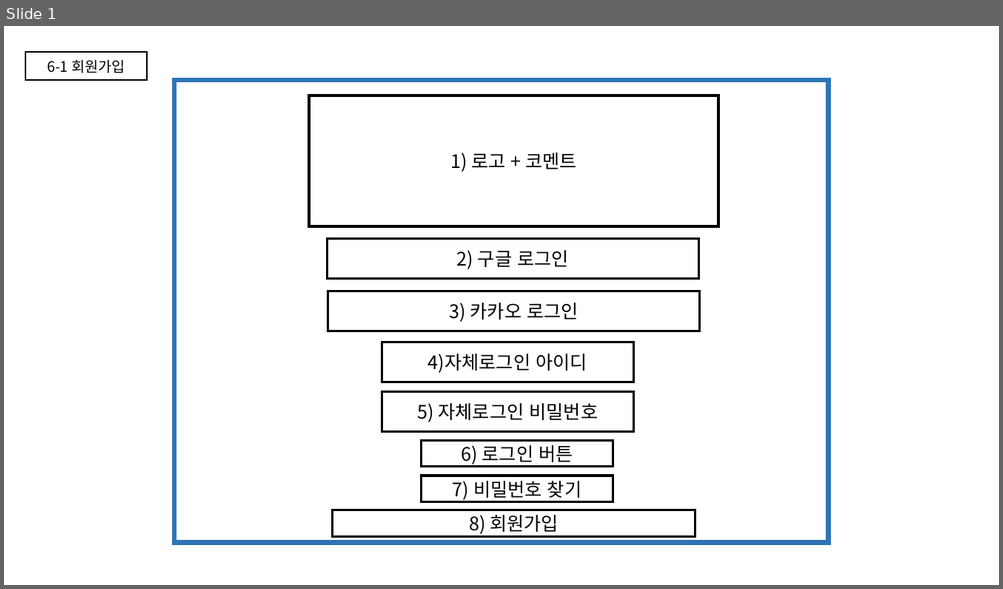
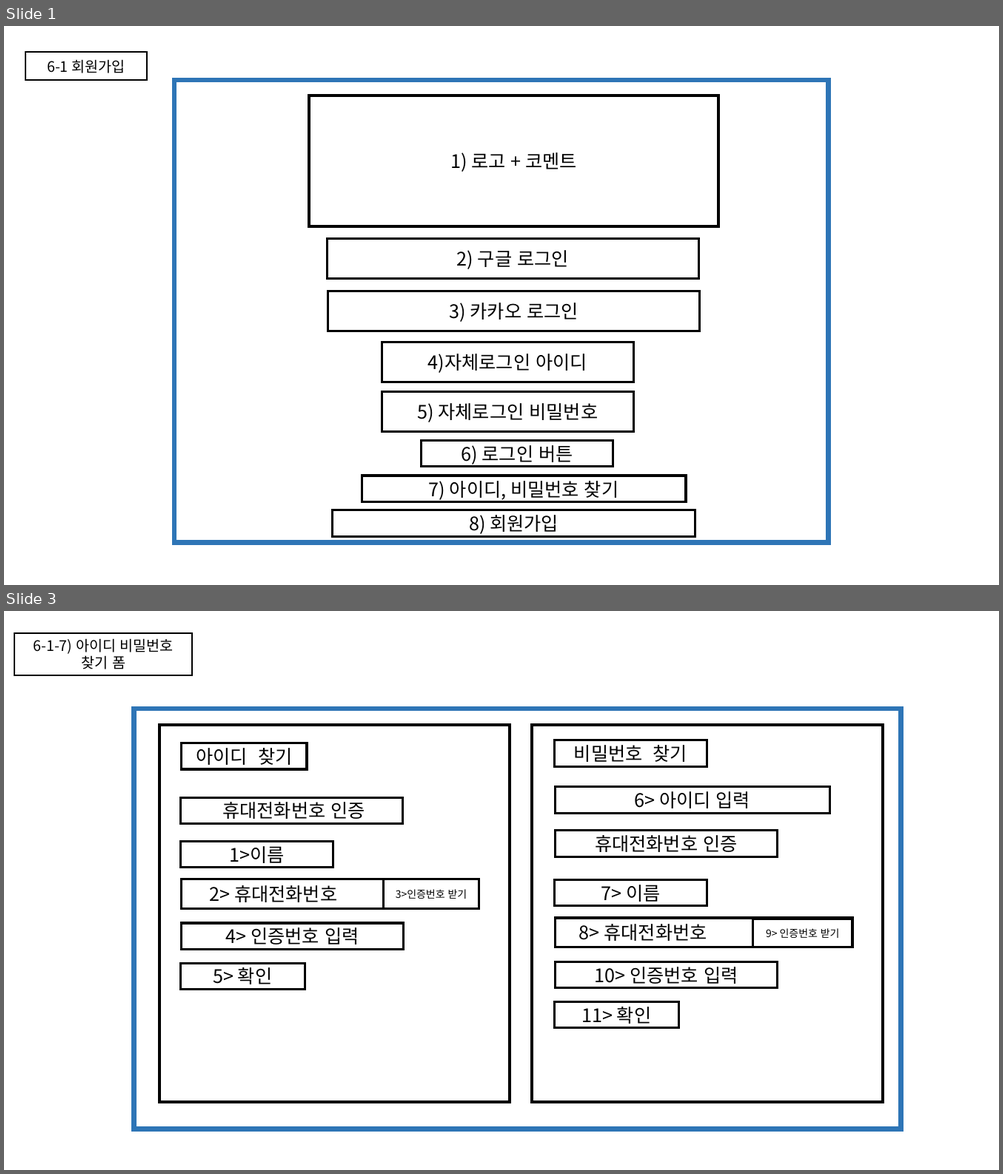
Before and after one commit to KKAKDI/5GONG, a slide deck: 오공 스토리보드.pptx. Shown one above the other, each under a label of ours: slide 1 before the commit, slides 1 and 3 after it; the slides between them are not shown. The pictures are 1003x589 and 1003x1174 pixels, drawn with LibreOffice and Linux fonts; fonts in the diff are those of the drawing. Boxes give left, top, right and bottom in pixels: in the first picture for what was removed or moved away, otherwise in the second. Text is boxed around its words. In the diff, an @@ line names an element or a change of style, - is before the commit and + after.

```diff
--- a/오공 스토리보드.pptx
+++ b/오공 스토리보드.pptx
@@ slide 3 added at [4,611,999,1170], background #FFFFFF @@
@@ rectangle added at [14,633,192,675], fill #FFFFFF, outline #000000 1.5 pt, 14 pt, text #000000 @@
+6-1-7) 아이디 비밀번호 찾기 폼
@@ rectangle added at [134,709,901,1130], fill #FFFFFF, outline #2E75B6 4.5 pt @@
@@ rectangle added at [159,725,510,1102], fill #FFFFFF, outline #000000 3 pt @@
@@ rectangle added at [182,743,307,769], fill #FFFFFF, outline #000000 2.25 pt, 18 pt, text #000000 @@
+아이디 찾기
@@ rectangle added at [532,725,883,1102], fill #FFFFFF, outline #000000 3 pt @@
@@ rectangle added at [554,741,707,767], fill #FFFFFF, outline #000000 2.25 pt, 18 pt, text #000000 @@
+비밀번호 찾기
@@ rectangle added at [555,787,830,813], fill #FFFFFF, outline #000000 2.25 pt, 18 pt, text #000000 @@
+6> 아이디 입력
@@ rectangle added at [181,797,403,823], fill #FFFFFF, outline #000000 2.25 pt, 18 pt, text #000000 @@
+휴대전화번호 인증
@@ rectangle added at [555,830,778,857], fill #FFFFFF, outline #000000 2.25 pt, 18 pt, text #000000 @@
+휴대전화번호 인증
@@ rectangle added at [180,842,333,868], fill #FFFFFF, outline #000000 2.25 pt, 18 pt, text #000000 @@
+1>이름
@@ rectangle added at [182,880,479,908], fill #FFFFFF, outline #000000 2.25 pt, 18 pt, text #000000 @@
+2> 휴대전화번호
@@ rectangle added at [383,880,478,908], fill #FFFFFF, outline #000000 2.25 pt, 10 pt, text #000000 @@
+3>인증번호 받기
@@ rectangle added at [554,880,707,906], fill #FFFFFF, outline #000000 2.25 pt, 18 pt, text #000000 @@
+7> 이름
@@ rectangle added at [555,918,853,948], fill #FFFFFF, outline #000000 2.25 pt, 18 pt, text #000000 @@
+8> 휴대전화번호
@@ rectangle added at [753,919,852,948], fill #FFFFFF, outline #000000 2.25 pt, 10 pt, text #000000 @@
+9> 인증번호 받기
@@ rectangle added at [182,923,404,950], fill #FFFFFF, outline #000000 2.25 pt, 18 pt, text #000000 @@
+4> 인증번호 입력
@@ rectangle added at [180,963,304,989], fill #FFFFFF, outline #000000 2.25 pt, 18 pt, text #000000 @@
+5> 확인
@@ rectangle added at [555,962,778,988], fill #FFFFFF, outline #000000 2.25 pt, 18 pt, text #000000 @@
+10> 인증번호 입력
@@ rectangle added at [554,1002,677,1028], fill #FFFFFF, outline #000000 2.25 pt, 18 pt, text #000000 @@
+11> 확인
@@ slide 1 changed as well @@
@@ rectangle "7) 아이디, 비밀번호 찾기": place and size @@
-rectangle "7) 아이디, 비밀번호 찾기" at [421,476,613,503]
+rectangle "7) 아이디, 비밀번호 찾기" at [361,476,686,503]
@@ text in rectangle at [429,481,618,500]: text changed @@
-7) 비밀번호 찾기
+7) 아이디, 비밀번호 찾기
```
Also in this commit, not shown: 5 other slides changed, 2 other slides added, 2 other files.
